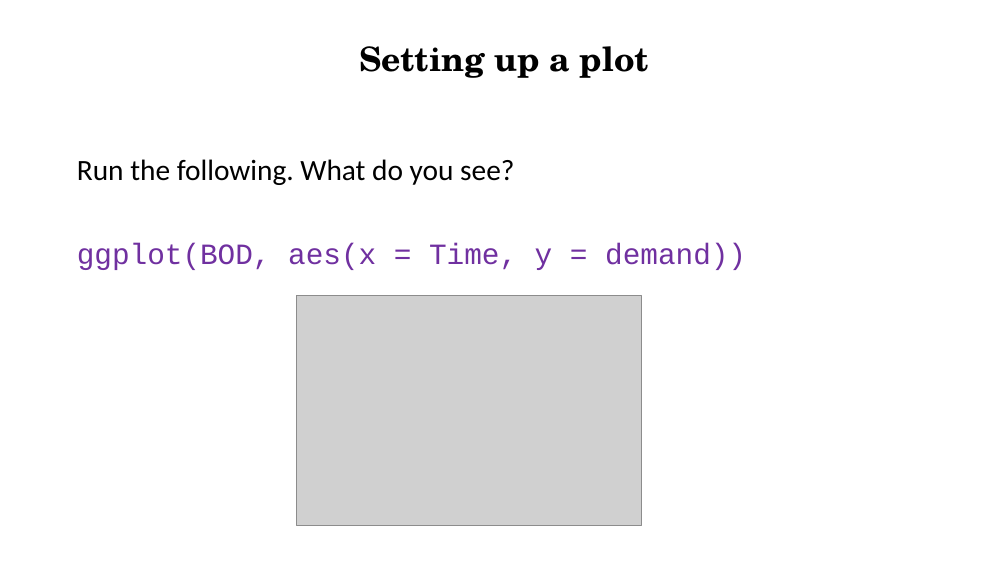
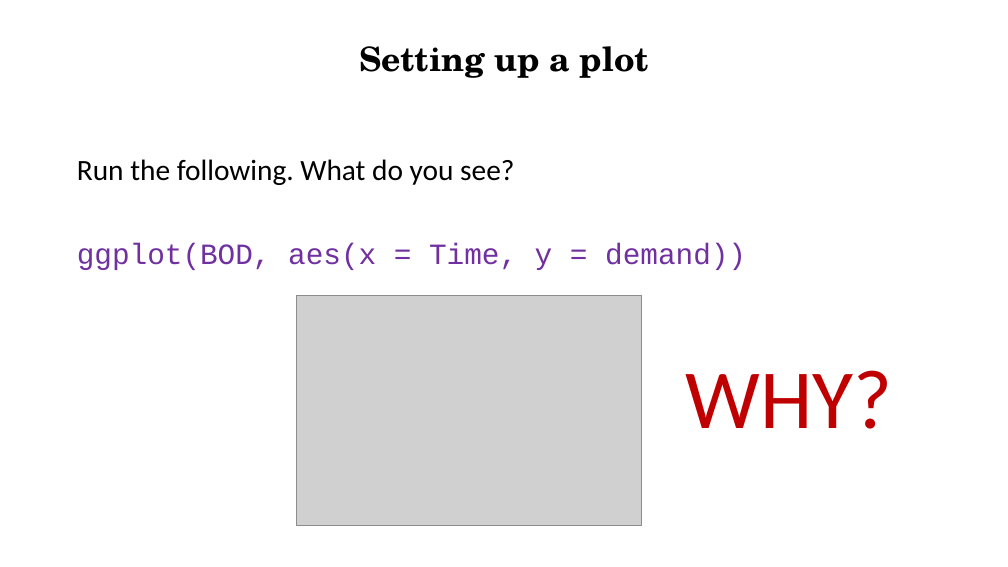
Before and after one commit to Ahmedbargheet/R-for-beginners_UiT, a slide deck: slide 18 of R_workshop_4.ppt (slide 16 before the commit). Drawn at 1008x567 pixels with LibreOffice and Linux fonts; fonts in the diff are those of the drawing; grey boxes stand for pictures. Boxes give left, top, right and bottom in pixels: in the first picture for what was removed or moved away, otherwise in the second. Text is boxed around its words. In the diff, an @@ line names an element or a change of style, - is before the commit and + after.

```diff
--- a/R_workshop_4.ppt
+++ b/R_workshop_4.ppt
@@ text added at [685,370,892,429], 80 pt, text #C00000 @@
+WHY?
```
Also in this commit, not shown: 4 other slides changed, 13 slides added, 59 slides removed.
